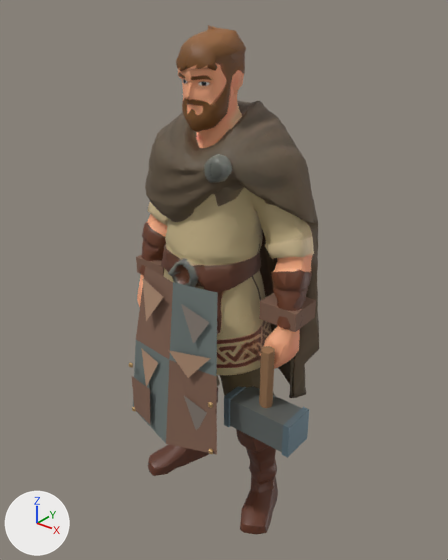
The glTF model assets/models/characters/studio-high/Blacksmith.glb as it was, and as the next commit left it.
The view is the same before and after, from a 50 mm camera at (1.345, -1.674, 1.084) aimed at (0.027, -0.027, 0.063). The lights are fixed; the arrows at lower left show +X, +Y and +Z. The first picture is the older version. Vertices at exactly the same position are counted once.

Names of what the first picture shows: 'Accessory_Blacksmith_RightArm', 'Accessory_Blacksmith_RightElbow', 'Accessory_Blacksmith_WalkRoot', 'Mesh_0' and 1 more.
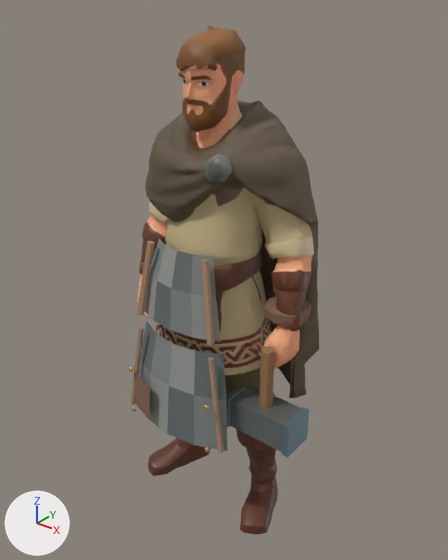
The edits, one by one:
Material 'Accessory garment' (mat_accessory_garment) is new.
Its base color is (0.21, 0.23, 0.22) (grey #7e8481).
Its roughness is 0.8.
Material 'Accessory garment_dark' (mat_accessory_garment_dark) is new.
Its base color is (0.13, 0.15, 0.15) (dark grey #656c6c).
Its roughness is 0.8.
Material 'Accessory garment_light' (mat_accessory_garment_light) is new.
Its base color is (0.29, 0.3, 0.28) (grey #939590).
Its roughness is 0.8.
me_blacksmith_walkroot_accessories is used by ob_accessory_blacksmith_walkroot; location (0.0, 0.0, 0.0).
me_blacksmith_walkroot_accessories had 84 vertices, 111 faces and spanned x -0.22..0.22, y -0.35..-0.24, z -0.52..0.14.
me_blacksmith_walkroot_accessories now has 99 vertices, 154 faces and spans x -0.24..0.24, y -0.36..-0.232, z -0.48..-0.098.
me_blacksmith_walkroot_accessories part 1: the loose piece of 14 vertices spanning x 0.19..0.21, y -0.326..-0.314, z -0.272..-0.248 is moved by (-0.01, -0.01, -0.01).
me_blacksmith_walkroot_accessories part 2: the loose piece of 9 vertices spanning x -0.22..0.22, y -0.35..-0.24, z -0.52..0.14 is rebuilt with 15 vertices and now spans x -0.24..0.24, y -0.34..-0.232, z -0.48..-0.1.
me_blacksmith_walkroot_accessories part 3: the loose piece of 4 vertices spanning x -0.2..-0.08, y -0.35..-0.32, z -0.47..-0.31 is rebuilt with 4 vertices and now spans x -0.19..-0.07, y -0.36..-0.315, z -0.44..-0.29.
me_blacksmith_walkroot_accessories part 4: the loose piece of 3 vertices spanning x -0.16..-0.025, y -0.31..-0.267, z -0.04..0.105 is deleted.
me_blacksmith_walkroot_accessories part 5: the loose piece of 3 vertices spanning x 0.015..0.18, y -0.328..-0.292, z -0.19..-0.09 is deleted.
me_blacksmith_walkroot_accessories part 6: the loose piece of 3 vertices spanning x -0.16..-0.05, y -0.331..-0.296, z -0.32..-0.18 is deleted.
me_blacksmith_walkroot_accessories part 7: the loose piece of 3 vertices spanning x 0.055..0.16, y -0.301..-0.271, z -0.055..0.085 is deleted.
me_blacksmith_walkroot_accessories part 8: the loose piece of 3 vertices spanning x 0.08..0.17, y -0.327..-0.303, z -0.42..-0.27 is deleted.
me_blacksmith_walkroot_accessories part 9: 12 vertices added at x -0.24..-0.162, y -0.309..-0.271, z -0.472..-0.098.
me_blacksmith_walkroot_accessories part 10: 12 vertices added at x 0.16..0.238, y -0.309..-0.271, z -0.472..-0.098.
Other edits to the shape of me_blacksmith_walkroot_accessories do not show in these pictures.
me_blacksmith_walkroot_accessories no longer uses material mat_accessory_cloth_dark (grey #6c7673).
me_blacksmith_walkroot_accessories no longer uses material mat_accessory_fur (grey #867c73).
me_blacksmith_walkroot_accessories gains material mat_accessory_garment_dark (dark grey #656c6c).
me_blacksmith_walkroot_accessories gains material mat_accessory_garment (grey #7e8481).
me_blacksmith_walkroot_accessories gains material mat_accessory_garment_light (grey #939590).
Mesh me_blacksmith_chest_accessories is new.
It has 39 vertices, 56 faces and spans x -0.19..0.19, y -0.3..-0.208, z -0.143..0.153.
Faces by material slot: [6, 6, 4, 40].
It uses material mat_accessory_garment (grey #7e8481).
It uses material mat_accessory_garment_light (grey #939590).
It uses material mat_accessory_garment_dark (dark grey #656c6c).
It uses material mat_accessory_leather_light (beige #ac896f).
Object 'Accessory_Blacksmith_Chest' (ob_accessory_blacksmith_chest) is new; it shows me_blacksmith_chest_accessories.
Its location is (0.0, 0.0, 0.1).

What differs and where, as boxes [x1, y1, x2, y2] in the pictures (448 x 560 px; the box of a moved part takes in the faces that stretch with it):
'Accessory_Blacksmith_WalkRoot', reshaped (11% wider, 30% shorter)
    before: [129, 266, 218, 454]
    after: [129, 322, 228, 453]
'Accessory_Blacksmith_Chest', added
    after: [137, 239, 221, 345]
    faces in mat_accessory_garment (grey #7e8481): [150, 239, 216, 337]
    faces in mat_accessory_garment_light (grey #939590): [145, 246, 221, 342]
    faces in mat_accessory_garment_dark (dark grey #656c6c): [153, 251, 193, 330]
    faces in mat_accessory_leather_light (beige #ac896f): [137, 241, 214, 345]
part 1 of me_blacksmith_walkroot_accessories, moved or reshaped
    before: [208, 402, 213, 408]
    after: [204, 405, 209, 410]
part 2 of me_blacksmith_walkroot_accessories, rebuilt (31% shorter)
    before: [133, 266, 218, 454]
    after: [138, 322, 228, 451]
part 3 of me_blacksmith_walkroot_accessories, rebuilt (11% narrower)
    before: [132, 376, 150, 424]
    after: [134, 372, 150, 420]
part 4 of me_blacksmith_walkroot_accessories, deleted (beige)
    before: [143, 279, 163, 321]
part 5 of me_blacksmith_walkroot_accessories, deleted (beige)
    before: [168, 350, 211, 378]
part 6 of me_blacksmith_walkroot_accessories, deleted
    before: [141, 348, 158, 387]
part 7 of me_blacksmith_walkroot_accessories, deleted
    before: [181, 304, 209, 344]
part 8 of me_blacksmith_walkroot_accessories, deleted
    before: [184, 396, 207, 430]
part 9 of me_blacksmith_walkroot_accessories, added
    after: [130, 326, 144, 405]
part 10 of me_blacksmith_walkroot_accessories, added (beige)
    after: [208, 357, 223, 453]
